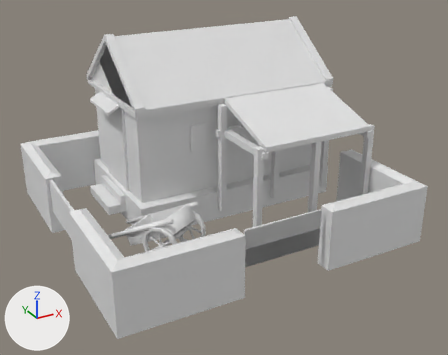
Renders of the COLLADA model art/meshes/structural/syracuse/farmstead.dae from each side of a commit.
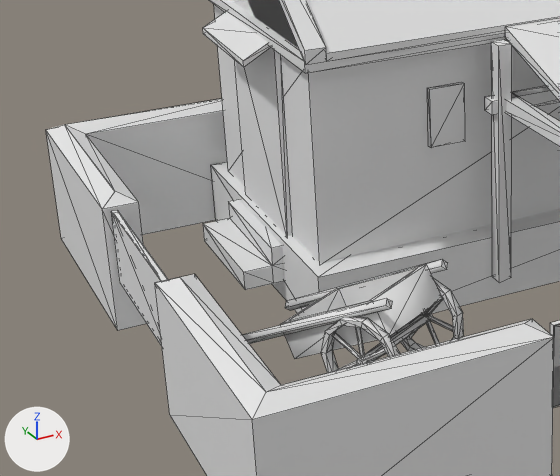
Each version appears first whole from a 50 mm lens placed at (-12.5, -25.3, 14.3), pointed at (1.7, 0.4, 1.4), and next in a close-up on the part from 0% to 55% of the width and 24% to 84% of the height. The lights are fixed; the arrows at lower left show +X, +Y and +Z. The first two pictures are the older version. The close-ups show mesh edges as thin lines. Where no turn or scale is listed for an object, it has been applied to the vertices.

The first close-up shows 'farmstead'.
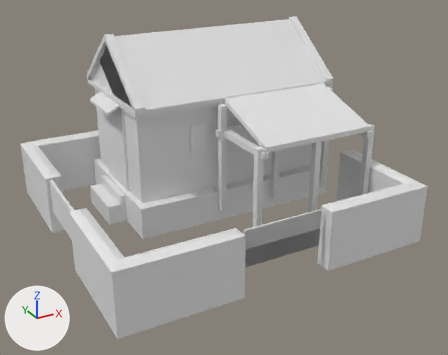
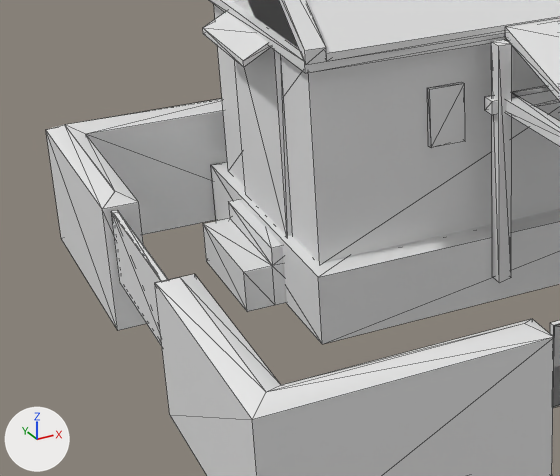
The newer file is also rescaled (x1.051), turned or shifted as a whole; pictures and numbers use the older file's frame.

The change in detail:
me_cubo_4548 is used by ob_farmstead; location (0.0, 0.0, 0.0).
Verts and faces of me_cubo_4548; kept vertices keep their numbers, new ones are numbered from 475.
Before the commit, vertices of me_cubo_4548: 0 (-2.7, 8.6, -1.2) at pixel (215, 220), 2 (8.9, 8.6, -1.2), 4 (-2.7, 1.0, -1.2), 6 (8.9, 1.0, -1.2), 108 (-2.3, 3.3, -0.7).
Before the commit, vertices of me_cubo_4548: 110 (-2.3, 6.4, -0.7), 112 (-3.0, 3.3, -0.7) at pixel (273, 283), 114 (-3.0, 6.4, -0.7), 117 (-2.3, 6.4, -0.2), 118 (-3.0, 6.4, -0.2) at pixel (229, 218).
Before the commit, vertices of me_cubo_4548: 121 (-3.7, 6.4, -0.7) at pixel (204, 240), 122 (-3.7, 3.3, -0.7) at pixel (245, 289).
me_cubo_4548 had 475 vertices, 734 faces and spanned x -6.6..9.3, y -6.0..9.4, z -1.2..8.4.
me_cubo_4548 now has 294 vertices, 432 faces and spans x -6.6..9.3, y -6.0..9.4, z -1.3..8.4.
me_cubo_4548 part 1: 12 loose pieces with 181 vertices, spanning x -5.5..-1.4, y -4.6..0.3, z 0.1..2.4, are deleted.
Part 2, on me_cubo_4548:
Vertices deleted: 114 (with the faces that use them).
Faces deleted: (0, 2, 6), (0, 6, 4).
Vertices 0, 2, 4, 6 move by (0.0, 0.0, -0.1).
Vertices 108, 110, 112, 121, 122 move by (0.0, 0.0, -0.5).
New vertex 475 is at (-3.0, 6.4, -1.2).
New faces: (110, 475, 117), (118, 475, 121), (117, 475, 118).

Changed parts and their boxes [x1, y1, x2, y2] in the close-ups (560 x 476 px):
part 1 of me_cubo_4548, deleted: before [242, 260, 464, 373]
part 2 of me_cubo_4548, cut back: before [203, 166, 560, 313]; after [203, 166, 560, 344]
